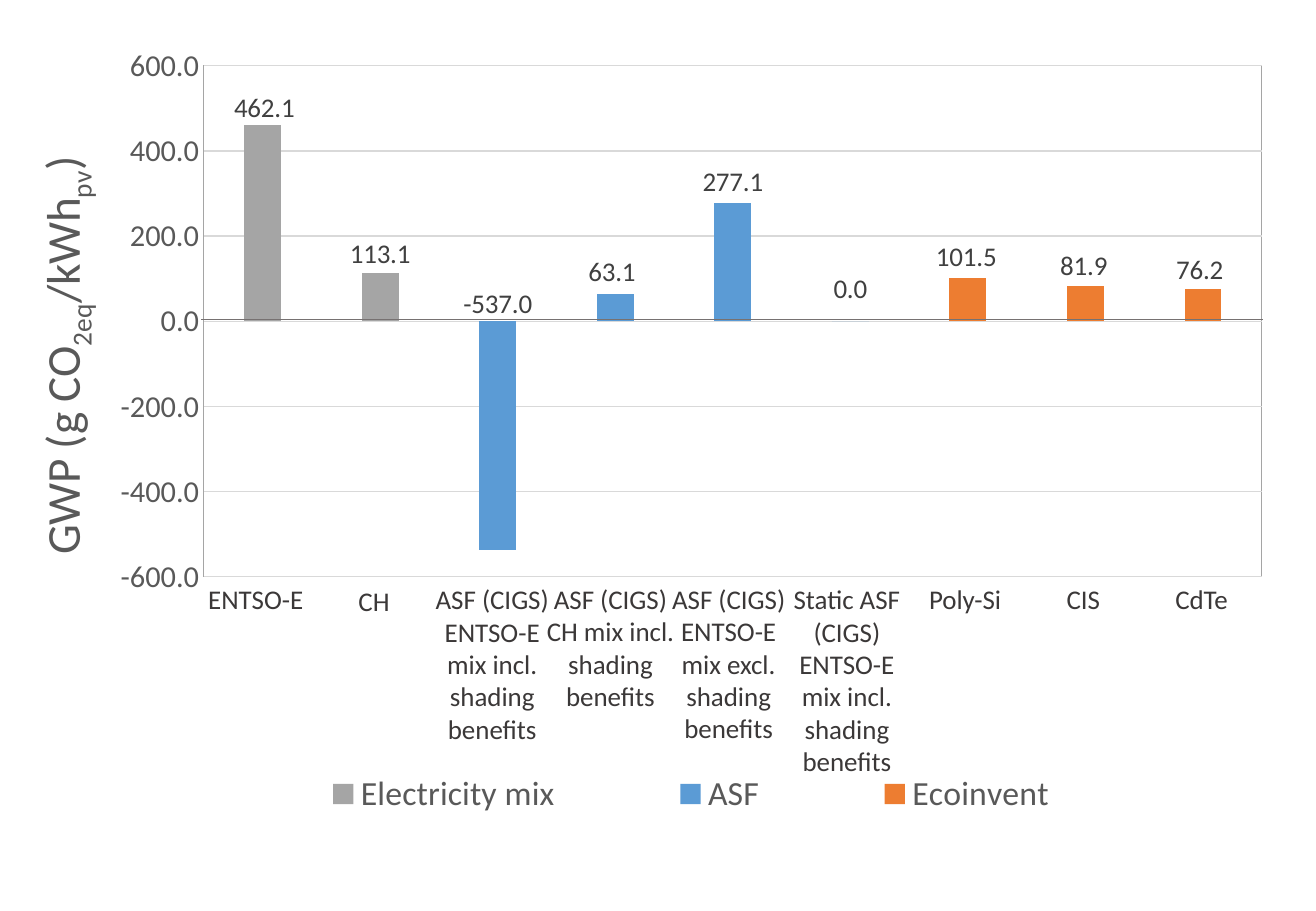
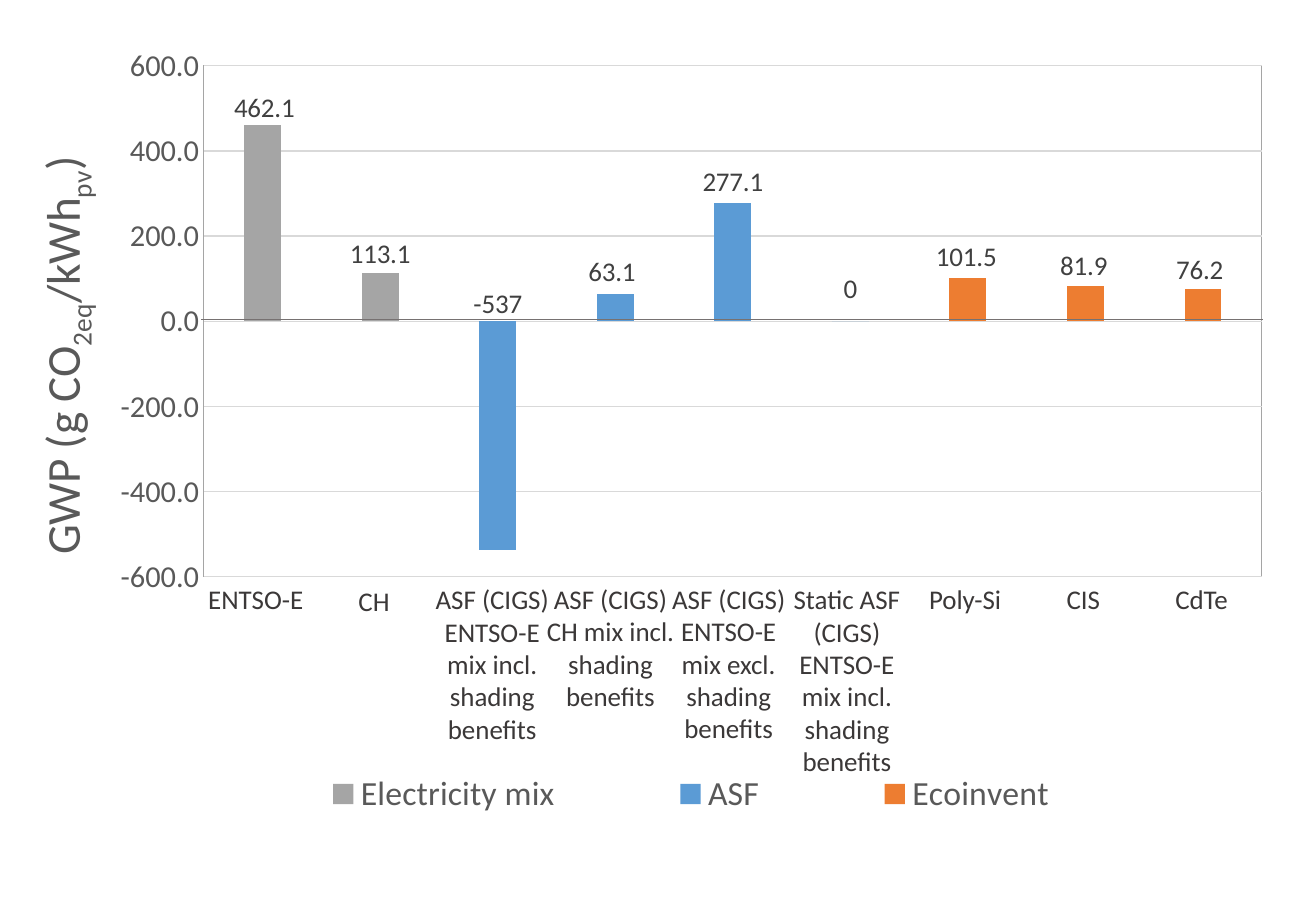
Before and after one commit to architecture-building-systems/LCA_Paper, a slide deck: slide 18 of elsarticle/Images/Thesis charts.pptx. Drawn at 1316x911 pixels with LibreOffice and Linux fonts; fonts in the diff are those of the drawing. Boxes give left, top, right and bottom in pixels: in the first picture for what was removed or moved away, otherwise in the second. Text is boxed around its words. In the diff, an @@ line names an element or a change of style, - is before the commit and + after.

Commit message:
version 3 of compPV chart in ppt

```diff
--- a/elsarticle/Images/Thesis charts.pptx
+++ b/elsarticle/Images/Thesis charts.pptx
@@ column stacked chart at (29, 45, 1286, 828) @@
@@ data labels of ASF changed @@
```
Also in this commit, not shown: 1 slide added, 1 other file.
